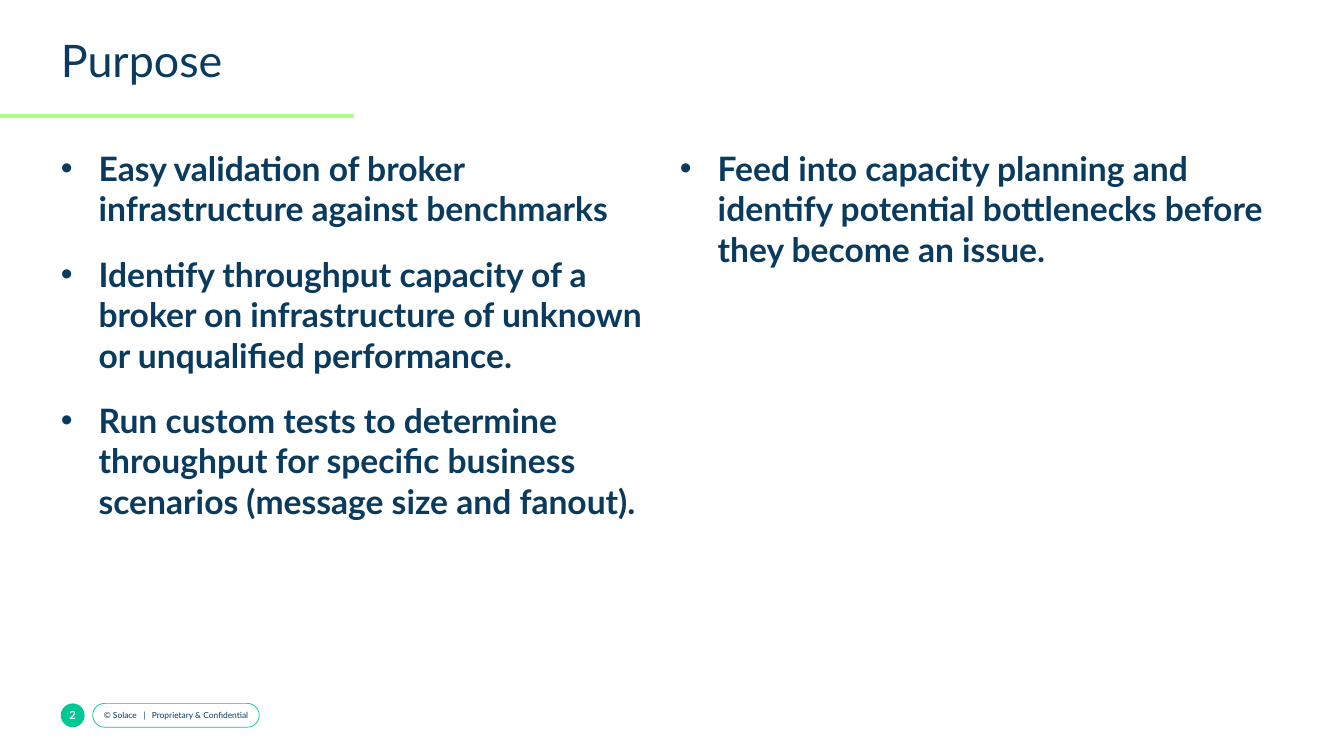
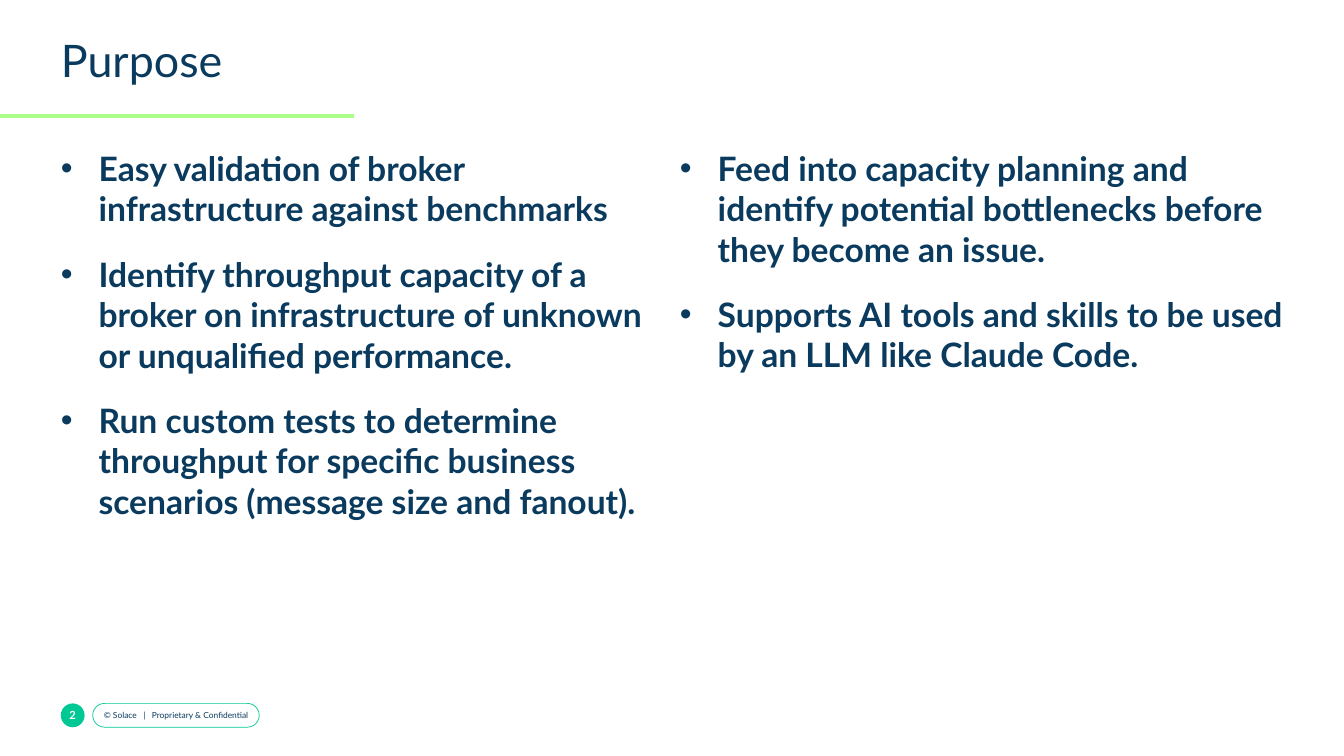
Before and after one commit to SolaceLabs/solace-perftest-harness, a slide deck: slide 2 of docs/Perf Test Harness-Overview-2026.pptx. Drawn at 1344x756 pixels with LibreOffice and Linux fonts; fonts in the diff are those of the drawing; background and template pictures are left out. Boxes give left, top, right and bottom in pixels: in the first picture for what was removed or moved away, otherwise in the second. Text is boxed around its words. In the diff, an @@ line names an element or a change of style, - is before the commit and + after.

```diff
--- a/docs/Perf Test Harness-Overview-2026.pptx
+++ b/docs/Perf Test Harness-Overview-2026.pptx
@@ text at (x1=718, y1=302, x2=1283, y2=373): paragraph added @@
+• Supports AI tools and skills to be used by an LLM like Claude Code.
```
Also in this commit, not shown: 3 other slides changed.
